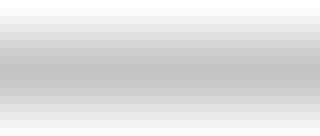
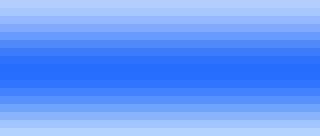
Before/after of a 320×136 layered artwork. What changed in the layer stack:
hid "图层 1 副本" over [0, 0, 320, 136]
showed "图层 1", opacity 73% → 100% over [0, 0, 320, 136]
